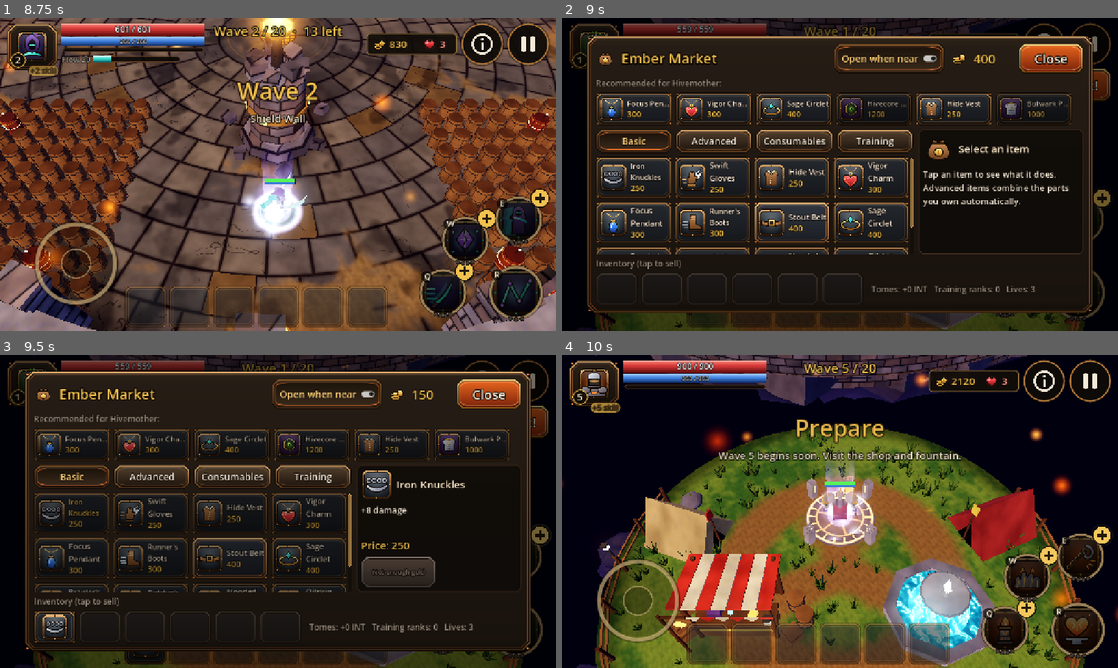
Above: before the commit, frames 1-4 (two rows, left to right).
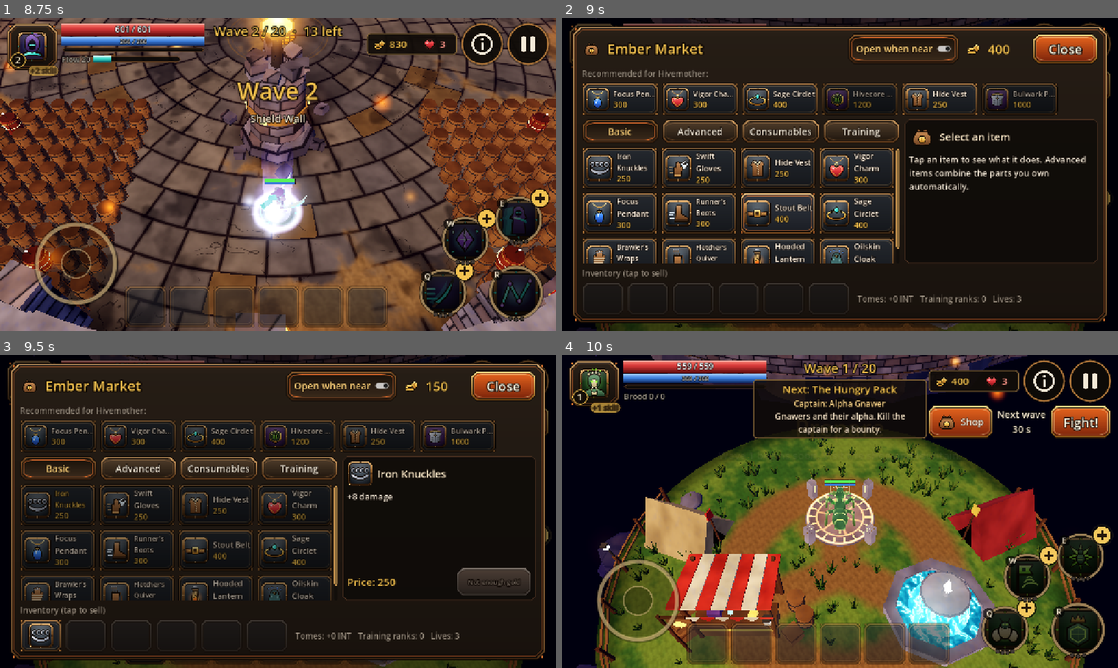
Above: after the commit, the same moments.

Repository: icmrnbw/life-in-arena
Game: Godot game, scene res://tests/test_flows.tscn
Two runs of this game, one before a commit and one after it. Both use one fixed random seed, a clock stepped at 60 frames per second and the inputs below. This scene is started directly instead of the project's main scene.
Inputs (mouse positions are in pixels of both pictures, inside the frame that each line leads up to):
- Up to frame 1 (8.75 s): click "Begin Run" at 0.5 s; tap Enter at 1.25 s; move the mouse to (400, 158) at 1.27 s; hold Right 1.28-2 s; tap P at 1.35, 8.1 s; click (400, 158) at 1.42 s; tap Space at 1.52, 5.27, 8.27 s; click "Resume" at 2 s; drag from (166, 190) to (250, 237) at 2.77 s; move the mouse to (333, 105) at 3.52 s; hold Right 3.53-4.25 s; tap E at 3.6 s; click (333, 105) at 3.67 s; drag from (250, 237) to (111, 127) at 4.27 s; move the mouse to (444, 221) at 5.02 s; hold Left 5.03-5.75 s; tap 1 at 5.1 s; click (444, 221) at 5.17 s; drag from (111, 127) to (194, 96) at 5.77 s; move the mouse to (305, 174) at 6.52 s; hold Down 6.53-7.25 s; tap B at 6.6 s; click (305, 174) at 6.67 s; drag from (194, 96) to (166, 190) at 7.27 s; move the mouse to (400, 158) at 8.02 s; hold Up from 8.03 s (still down); click (400, 158) at 8.17 s
- Up to frame 2 (9 s): release Up at 8.75 s; drag from (728, 190) to (812, 237) at 8.77 s
- Up to frame 3 (9.5 s): no input
- Up to frame 4 (10 s): move the mouse to (895, 442) at 9.52 s; hold Down from 9.53 s (still down); tap E at 9.6 s; click (895, 442) at 9.67 s

Frame 1 is identical in both runs. In frame 2, 38% of the frame differs, in the area x 1-99%, y 2-98%; in frame 3, 32%; in frame 4, 11%.

Commit message:
Swipe to scroll the shop and keep long item text on screen (0.5.12)
Shop tiles now let touches through to the grid's ScrollContainer, so a
swipe that starts on a tile scrolls the list (a tap still selects it).
The item description and recipe sit in their own scroll area, so a long
description no longer stretches the shop and pushes the inventory row off
the bottom. The shop fills the screen height, extra width on wide phones
goes to the item text, and the price shares the Buy row, so most item
texts now fit without scrolling. Test hook: --item=<id> preselects an item.

Co-Authored-By: Claude Opus 5.5 <noreply@anthropic.com>
Claude-Session: https://claude.ai/code/session_018JYF8ExgpLkHXAU3woJWNG

Diff:
--- a/project.godot
+++ b/project.godot
@@ -4,7 +4,7 @@
 [application]
 
 config/name="Emberpit"
-config/version="0.5.11"
+config/version="0.5.12"
 run/main_scene="res://scenes/main.tscn"
 config/features=PackedStringArray("4.6", "GL Compatibility")
 config/icon="res://art/app_icon.png"
--- a/scripts/ui/shop_ui.gd
+++ b/scripts/ui/shop_ui.gd
@@ -10,6 +10,7 @@
 var selected_slot := -1
 var gold_label: Label
 var grid: GridContainer
+var grid_scroll: ScrollContainer
 var rec_row: HBoxContainer
 var inv_row: HBoxContainer
 var tab_buttons := {}
@@ -17,6 +18,7 @@
 var d_name: Label
 var d_desc: Label
 var d_recipe: Label
+var d_scroll: ScrollContainer
 var d_price: Label
 var buy_btn: Button
 var buy_alt_btn: Button
@@ -42,7 +44,9 @@
 	center.mouse_filter = Control.MOUSE_FILTER_IGNORE
 	add_child(center)
 	var frame := UIK.panel("FramePanel")
-	frame.custom_minimum_size = Vector2(1150, 640)
+	# fill the screen (minus a margin) so the grid and the item text get every pixel a phone has
+	var vis := get_viewport().get_visible_rect().size
+	frame.custom_minimum_size = Vector2(clampf(vis.x - 48.0, 1150.0, 1500.0), maxf(640.0, vis.y - 36.0))
 	center.add_child(frame)
 	var outer := VBoxContainer.new()
 	outer.add_theme_constant_override("separation", 8)
@@ -86,7 +90,6 @@
 	body.size_flags_vertical = Control.SIZE_EXPAND_FILL
 	outer.add_child(body)
 	var left := VBoxContainer.new()
-	left.size_flags_horizontal = Control.SIZE_EXPAND_FILL
 	left.add_theme_constant_override("separation", 8)
 	body.add_child(left)
 	var tabs := HBoxContainer.new()
@@ -109,9 +112,11 @@
 	grid.add_theme_constant_override("h_separation", 8)
 	grid.add_theme_constant_override("v_separation", 8)
 	scroll.add_child(grid)
+	grid_scroll = scroll
 
 	var det := UIK.panel("DarkPanel")
 	det.custom_minimum_size = Vector2(380, 0)
+	det.size_flags_horizontal = Control.SIZE_EXPAND_FILL   # extra width on wide phones goes to the item text
 	body.add_child(det)
 	var dv := VBoxContainer.new()
 	dv.add_theme_constant_override("separation", 8)
@@ -119,35 +124,45 @@
 	var dh := HBoxContainer.new()
 	dh.add_theme_constant_override("separation", 10)
 	dv.add_child(dh)
-	d_icon = UIK.icon_rect("gold", 72)
+	d_icon = UIK.icon_rect("gold", 60)
 	dh.add_child(d_icon)
 	d_name = UIK.label("Select an item", "", 24, Color(1, 0.93, 0.8))
 	d_name.autowrap_mode = TextServer.AUTOWRAP_WORD_SMART
 	d_name.size_flags_horizontal = Control.SIZE_EXPAND_FILL
 	dh.add_child(d_name)
+	# long descriptions scroll inside the panel instead of stretching the shop past the screen
+	d_scroll = ScrollContainer.new()
+	d_scroll.size_flags_vertical = Control.SIZE_EXPAND_FILL
+	d_scroll.horizontal_scroll_mode = ScrollContainer.SCROLL_MODE_DISABLED
+	dv.add_child(d_scroll)
+	var dt := VBoxContainer.new()
+	dt.add_theme_constant_override("separation", 8)
+	dt.size_flags_horizontal = Control.SIZE_EXPAND_FILL
+	d_scroll.add_child(dt)
 	d_desc = UIK.label("", "", 20)
 	d_desc.autowrap_mode = TextServer.AUTOWRAP_WORD_SMART
-	d_desc.custom_minimum_size = Vector2(350, 0)
-	dv.add_child(d_desc)
+	d_desc.custom_minimum_size = Vector2(340, 0)
+	dt.add_child(d_desc)
 	d_recipe = UIK.label("", "SmallLabel", 19, UIK.col("dim", Color(0.75, 0.7, 0.62)))
 	d_recipe.autowrap_mode = TextServer.AUTOWRAP_WORD_SMART
-	d_recipe.custom_minimum_size = Vector2(350, 0)
-	dv.add_child(d_recipe)
-	var fill := Control.new()
-	fill.size_flags_vertical = Control.SIZE_EXPAND_FILL
-	dv.add_child(fill)
-	d_price = UIK.label("", "", 24, UIK.col("gold", Color.GOLD))
-	dv.add_child(d_price)
+	d_recipe.custom_minimum_size = Vector2(340, 0)
+	dt.add_child(d_recipe)
+	UIK.pass_touch(d_scroll)
+	# price shares the button row: every line of height goes to the item text on a phone
 	var brow := HBoxContainer.new()
 	brow.add_theme_constant_override("separation", 8)
 	dv.add_child(brow)
-	buy_btn = UIK.button("Buy", "PrimaryButton", Vector2(170, 72))
+	d_price = UIK.label("", "", 24, UIK.col("gold", Color.GOLD))
+	d_price.size_flags_horizontal = Control.SIZE_EXPAND_FILL
+	brow.add_child(d_price)
+	buy_btn = UIK.button("Buy", "PrimaryButton", Vector2(150, 66))
 	buy_btn.pressed.connect(func(): _buy(""))
 	brow.add_child(buy_btn)
-	buy_alt_btn = UIK.button("Buy (+Agi)", "PrimaryButton", Vector2(170, 72))
+	buy_alt_btn = UIK.button("Buy (+Agi)", "PrimaryButton", Vector2(150, 66))
 	buy_alt_btn.pressed.connect(func(): _buy("agi"))
+	buy_alt_btn.add_theme_font_size_override("font_size", 22)
 	brow.add_child(buy_alt_btn)
-	sell_btn = UIK.button("Sell", "", Vector2(170, 72))
+	sell_btn = UIK.button("Sell", "", Vector2(170, 66))
 	sell_btn.pressed.connect(_sell)
 	brow.add_child(sell_btn)
 
@@ -158,6 +173,8 @@
 	outer.add_child(inv_row)
 	var t0 := Game.arg("tab", "basic")   # test hook: --scene=shop --tab=upgrades
 	_set_tab(t0 if tab_buttons.has(t0) else "basic")
+	if DB.ITEMS.has(Game.arg("item", "")):   # test hook: --item=splinter_quiver
+		selected = Game.arg("item", "")
 	_refresh()
 
 
@@ -170,6 +187,7 @@
 	if t == "upgrades":
 		for id in DB.UPGRADE_ORDER:
 			grid.add_child(_upgrade_button(id))
+		_pass_grid_touch()
 		_refresh()
 		return
 	for id in DB.ITEM_ORDER:
@@ -177,7 +195,15 @@
 		if d["kind"] != t:
 			continue
 		grid.add_child(_item_button(id, Vector2(174, 96), true))
-	_refresh()
+	_pass_grid_touch()
+	_refresh()
+
+
+## Tiles let touches through so a swipe that starts on one scrolls the grid, not just the scrollbar.
+func _pass_grid_touch() -> void:
+	UIK.pass_touch(grid_scroll)
+	for b in grid.get_children():
+		b.mouse_filter = Control.MOUSE_FILTER_PASS
 
 
 ## Item tile: fixed-size icon on the left (never shrinks), name + price on the right.
@@ -291,6 +317,7 @@
 
 
 func _select_upgrade(id: String) -> void:
+	d_scroll.scroll_vertical = 0
 	selected_up = id
 	selected = ""
 	selected_slot = -1
@@ -299,6 +326,7 @@
 
 
 func _select(id: String) -> void:
+	d_scroll.scroll_vertical = 0
 	selected = id
 	selected_up = ""
 	selected_slot = -1
@@ -307,6 +335,7 @@
 
 
 func _select_slot(i: int) -> void:
+	d_scroll.scroll_vertical = 0
 	selected_slot = i
 	selected_up = ""
 	selected = run.hero.items[i]["id"] if i < run.hero.items.size() else ""
--- a/tests/test_flows.gd
+++ b/tests/test_flows.gd
@@ -527,6 +527,43 @@
 	shop._sell()
 	await frames(2)
 	check(run.gold == g0 - 125 and run.hero.items.is_empty(), "sell via shop UI refunds 125")
+	# a long description scrolls in its panel; the inventory row stays on screen
+	shop._set_tab("advanced")
+	shop._select("splinter_quiver")
+	await frames(3)
+	var vis_h: float = shop.get_viewport().get_visible_rect().size.y
+	var inv_end: float = shop.inv_row.get_global_rect().end.y
+	check(inv_end <= vis_h + 1.0, "long item text keeps the inventory on screen", "inv bottom %d, screen %d" % [inv_end, vis_h])
+	# swiping the item grid (starting on a tile) scrolls it and doesn't pick the tile
+	var gs: ScrollContainer = shop.grid_scroll
+	var gbar := gs.get_v_scroll_bar()
+	if gbar.max_value - gbar.page > 4.0:
+		var r := gs.get_global_rect()
+		var from := Vector2(r.position.x + r.size.x * 0.3, r.end.y - 30.0)
+		touch(3, from, true)
+		await frames(1)
+		for i in 10:
+			drag(3, from - Vector2(0, 20.0 * (i + 1)), Vector2(0, -20.0))
+			await frames(1)
+		touch(3, from - Vector2(0, 200.0), false)
+		await frames(3)
+		check(gs.scroll_vertical > 0, "swiping the shop grid scrolls it", "scroll=%d" % gs.scroll_vertical)
+		check(shop.selected == "splinter_quiver", "a swipe doesn't select a tile", shop.selected)
+		# a plain tap on a visible tile still selects it
+		var tile: Button = null
+		for b in shop.grid.get_children():
+			if r.encloses(b.get_global_rect()) and b.get_meta("item", "") != "splinter_quiver":
+				tile = b
+				break
+		if tile:
+			var c := tile.get_global_rect().get_center()
+			touch(3, c, true)
+			await frames(1)
+			touch(3, c, false)
+			await frames(2)
+			check(shop.selected == tile.get_meta("item"), "tapping a shop tile selects it", shop.selected)
+	else:
+		print("  advanced grid fits without scrolling")
 	var close := find_button(shop, "Close")
 	check(close != null, "Close button")
 	close.pressed.emit()
Not shown, changed: export_presets.cfg
Not shown, changed: README.md
Not shown, added: builds/emberpit-0.5.12-debug.apk
